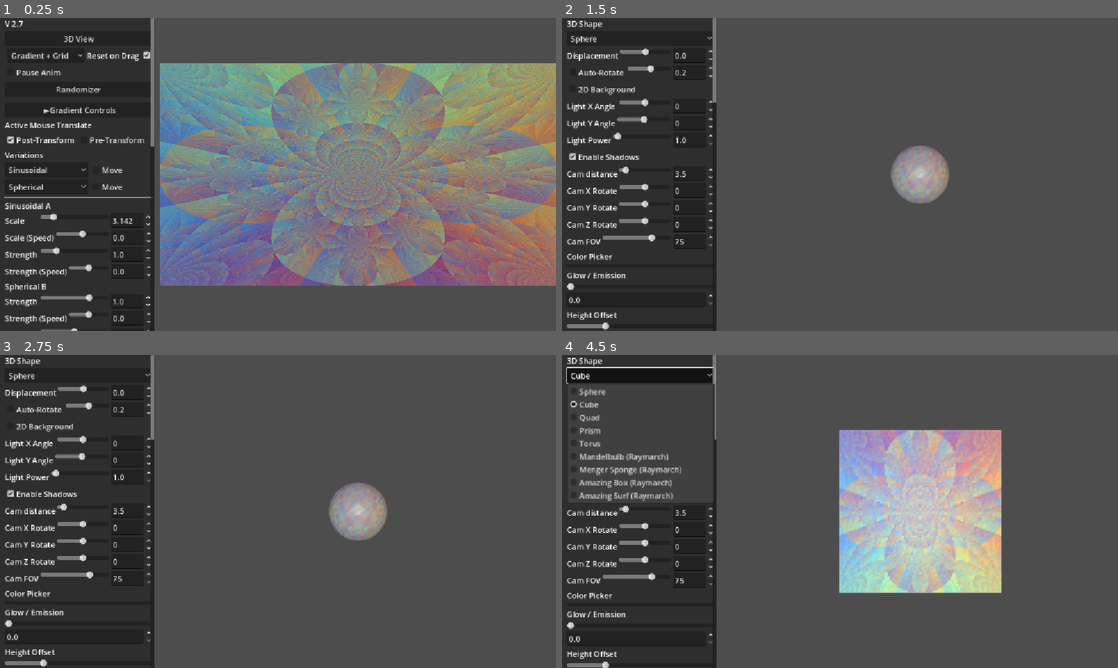
Above: before the commit, frames 1-4 (two rows, left to right).
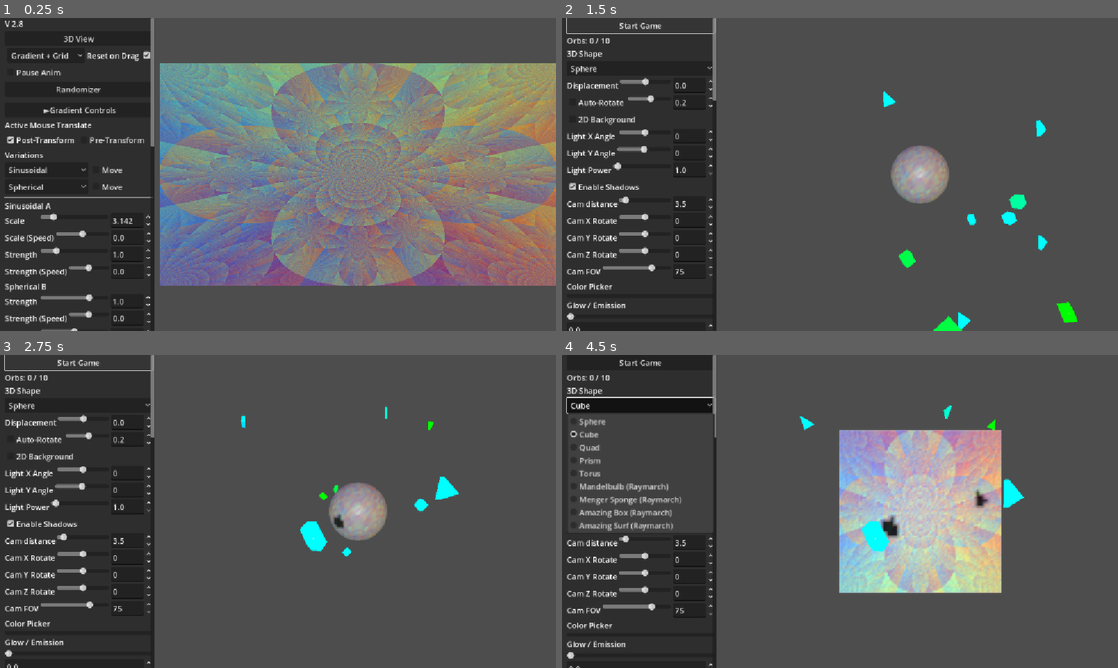
Above: after the commit, the same moments.

Repository: snicker02/Fractility
Game: Godot game, scene res://node_2d.tscn
Two runs of this game, one before a commit and one after it. Both use one fixed random seed, a clock stepped at 60 frames per second and the inputs below.
Inputs (mouse positions are in pixels of both pictures, inside the frame that each line leads up to):
- Up to frame 1 (0.25 s): no input
- Up to frame 2 (1.5 s): click "3D View" at 0.5 s; click (639, 24) at 1.25 s, where only the run after the commit has a clickable "Start Game"
- Up to frame 3 (2.75 s): click (77, 361) at 2 s, where only the run after the commit has a clickable "Start Game"
- Up to frame 4 (4.5 s): click "Sphere" at 2.75 s; click "Auto-Rotate" at 3.5 s; click "Cube" at 4.25 s

The runs differ from the first frame. In frame 1, less than 0.1% of the frame differs, in the area x 3-5%, y 0-3%; in frame 2, 6.1%; in frame 3, 6.0%; in frame 4, 8.8%, in the area x 0-84%, y 0-100%.

Commit message:
Add files via upload

Diff:
--- /dev/null
+++ b/FreeLookCamera.gd
@@ -0,0 +1,58 @@
+extends Camera3D
+
+# Settings
+var mouse_sensitivity: float = 0.002
+var move_speed: float = 5.0
+var boost_multiplier: float = 4.0
+
+# State
+var _mouse_captured: bool = false
+
+func _ready():
+	# Ensure we start without capturing the mouse so you can use the UI
+	Input.mouse_mode = Input.MOUSE_MODE_VISIBLE
+
+func _input(event):
+	# Toggle Fly Mode with RIGHT MOUSE BUTTON
+	if event is InputEventMouseButton:
+		if event.button_index == MOUSE_BUTTON_RIGHT:
+			if event.pressed:
+				# Capture mouse (Hide cursor, enable look)
+				Input.mouse_mode = Input.MOUSE_MODE_CAPTURED
+				_mouse_captured = true
+			else:
+				# Release mouse (Show cursor, enable UI)
+				Input.mouse_mode = Input.MOUSE_MODE_VISIBLE
+				_mouse_captured = false
+
+	# Mouse Look Logic
+	if event is InputEventMouseMotion and _mouse_captured:
+		# Rotate Yaw (Left/Right)
+		rotate_y(-event.relative.x * mouse_sensitivity)
+
+		# Rotate Pitch (Up/Down) - Clamped so you don't flip over
+		var rotation_x = rotation.x - event.relative.y * mouse_sensitivity
+		rotation.x = clamp(rotation_x, deg_to_rad(-90), deg_to_rad(90))
+
+func _process(delta):
+	if not _mouse_captured:
+		return
+
+	# Keyboard Movement (WASD + Q/E)
+	var input_dir = Vector3.ZERO
+
+	if Input.is_key_pressed(KEY_W): input_dir.z -= 1
+	if Input.is_key_pressed(KEY_S): input_dir.z += 1
+	if Input.is_key_pressed(KEY_A): input_dir.x -= 1
+	if Input.is_key_pressed(KEY_D): input_dir.x += 1
+	if Input.is_key_pressed(KEY_E): input_dir.y += 1 # Fly Up
+	if Input.is_key_pressed(KEY_Q): input_dir.y -= 1 # Fly Down
+
+	# Speed Boost (Shift)
+	var current_speed = move_speed
+	if Input.is_key_pressed(KEY_SHIFT):
+		current_speed *= boost_multiplier
+
+	# Apply Movement relative to where we are looking
+	if input_dir.length() > 0:
+		translate(input_dir.normalized() * current_speed * delta)
--- a/main_controller.gd
+++ b/main_controller.gd
@@ -1,5 +1,5 @@
 extends Control
-const PROGRAM_VERSION = 2.7
+const PROGRAM_VERSION = 2.8
 const VariationPanel = preload("res://VariationPanel.gd")
 # IDs for "inversive" variations that zoom in when scale INCREASES
 const INVERSE_VARIATIONS = [1 ]
@@ -79,6 +79,145 @@
 @onready var quality_dropdown: OptionButton = %QualityDropdown
 var current_step_speed: float = 0.25 # Default to Balanced
 
+
+
+# --- MINI GAME VARIABLES ---
+@onready var game_start_btn: Button = %GameStartButton # Make sure to set Unique Name
+@onready var score_label: Label = %ScoreLabel          # Make sure to set Unique Name
+@onready var player_hitbox: Area3D = %Camera3D/PlayerHitbox # Update path if needed
+
+var game_score: int = 0
+var game_max_orbs: int = 10
+var game_active: bool = false
+var game_orbs: Array[Node3D] = []
+
+func spawn_orb():
+	var orb = Area3D.new()
+	var mesh_inst = MeshInstance3D.new()
+	var collider = CollisionShape3D.new()
+
+	# --- 1. RANDOM SHAPE (Now Smaller!) ---
+	var shape_type = randi() % 3
+	var mesh_geo
+	var col_shape
+
+	if shape_type == 0:
+		# CRYSTAL (Tiny Gem)
+		var m = SphereMesh.new()
+		m.radius = 0.12  # Was 0.25
+		m.height = 0.3   # Was 0.5
+		m.radial_segments = 4
+		m.rings = 2
+		mesh_geo = m
+		col_shape = SphereShape3D.new()
+		col_shape.radius = 0.12
+
+	elif shape_type == 1:
+		# DATA CUBE (Tiny Box)
+		var m = BoxMesh.new()
+		m.size = Vector3(0.2, 0.2, 0.2) # Was 0.35
+		mesh_geo = m
+		col_shape = BoxShape3D.new()
+		col_shape.size = m.size
+
+	else:
+		# PYRAMID (Tiny Shard)
+		var m = PrismMesh.new()
+		m.size = Vector3(0.2, 0.2, 0.05) # Was 0.4
+		mesh_geo = m
+		col_shape = BoxShape3D.new()
+		col_shape.size = Vector3(0.2, 0.2, 0.1)
+
+	mesh_inst.mesh = mesh_geo
+	collider.shape = col_shape
+
+	# --- 2. MATERIAL (Glowing Neon) ---
+	var mat = StandardMaterial3D.new()
+	var hue = randf_range(0.3, 0.6) # Green -> Cyan -> Blue range
+	mat.albedo_color = Color.from_hsv(hue, 1.0, 1.0)
+
+	mat.roughness = 0.1
+	mat.metallic = 0.8 # More metallic for that "artifact" look
+	mat.emission_enabled = true
+	mat.emission = Color.from_hsv(hue, 1.0, 1.0)
+	mat.emission_energy_multiplier = 2.0
+	mat.rim_enabled = true
+	mat.rim = 0.5
+
+	mesh_inst.material_override = mat
+
+	# Build Tree
+	orb.add_child(mesh_inst)
+	orb.add_child(collider)
+
+	# --- 3. SPIN ANIMATION ---
+	var tween = orb.create_tween().set_loops()
+	var rand_time = randf_range(1.5, 3.0) # Spin slightly faster since they are smaller
+	tween.tween_property(mesh_inst, "rotation", Vector3(0, TAU, TAU), rand_time).as_relative()
+
+	# --- 4. SMART POSITIONING ---
+	var spawn_range = 2.0
+	var current_shape = shape_selector_button.selected
+
+	if current_shape == 5: spawn_range = 1.1
+	elif current_shape == 6: spawn_range = 0.9
+	elif current_shape == 7: spawn_range = 2.0
+	elif current_shape == 8: spawn_range = 2.5
+
+	orb.position = Vector3(
+		randf_range(-spawn_range, spawn_range),
+		randf_range(-spawn_range, spawn_range),
+		randf_range(-spawn_range, spawn_range)
+	)
+
+	%Camera3D.get_parent().add_child(orb)
+	game_orbs.append(orb)
+
+	orb.area_entered.connect(func(area):
+		if area == %Camera3D.get_node("PlayerHitbox"):
+			collect_orb(orb)
+	)
+
+func start_mini_game():
+	# Clear old game
+	for orb in game_orbs:
+		if is_instance_valid(orb): orb.queue_free()
+	game_orbs.clear()
+
+	game_score = 0
+	game_active = true
+	score_label.visible = true
+	score_label.text = "Orbs: 0 / " + str(game_max_orbs)
+
+	# Spawn new orbs
+	for i in range(game_max_orbs):
+		spawn_orb()
+
+	print("Game Started! Find the orbs inside the fractal.")
+
+func collect_orb(orb: Node3D):
+	if not game_active: return
+
+	# Play a sound here if you have an AudioStreamPlayer!
+
+	orb.queue_free() # Remove orb
+	game_orbs.erase(orb)
+
+	game_score += 1
+	score_label.text = "Orbs: " + str(game_score) + " / " + str(game_max_orbs)
+
+	if game_score >= game_max_orbs:
+		win_game()
+
+func win_game():
+	game_active = false
+	score_label.text = "YOU WIN! All Fractals Collected!"
+
+	# Victory visual effect?
+	# Let's spin the camera crazy for a second!
+	auto_rotate_active = true
+	rotate_speed = 2.0
+
 # Wave Variables
 @onready var as_wave_str_x_slider: HSlider = %ASWaveStrXSlider
 @onready var as_wave_str_x_spinbox: SpinBox = %ASWaveStrXSpinBox
@@ -639,6 +778,9 @@
 	grade_background_check.toggled.connect(func(b): grade_background_active = b)
 	limit_top_check.toggled.connect(func(b): limit_to_top = b)
 
+	if game_start_btn:
+		game_start_btn.pressed.connect(start_mini_game)
+
 	displacement_slider.value_changed.connect(func(v):
 		displacement_strength = v
 		displacement_spinbox.set_value_no_signal(v)
--- a/node_2d.tscn
+++ b/node_2d.tscn
@@ -8,6 +8,7 @@
 [ext_resource type="Shader" uid="uid://m48sth4ixbgv" path="res://NormalMap.gdshader" id="4_0hol4"]
 [ext_resource type="PackedScene" uid="uid://dkd3sc3vxx6jf" path="res://VariationPanel.tscn" id="5_rj586"]
 [ext_resource type="Script" uid="uid://di65wpry5ixo0" path="res://VariationParameter.gd" id="6_4d7sh"]
+[ext_resource type="Script" uid="uid://diswo4orl2u13" path="res://FreeLookCamera.gd" id="6_hqns4"]
 [ext_resource type="Shader" uid="uid://dr08robqa1tts" path="res://fractal_3d_displacement.gdshader" id="6_ir8iy"]
 
 [sub_resource type="Resource" id="Resource_rj586"]
@@ -1378,6 +1379,9 @@
 metadata/_custom_type_script = "uid://di65wpry5ixo0"
 
 [sub_resource type="Environment" id="Environment_0e48y"]
+
+[sub_resource type="SphereShape3D" id="SphereShape3D_4d7sh"]
+radius = 0.05
 
 [sub_resource type="SphereMesh" id="SphereMesh_4d7sh"]
 
@@ -1454,6 +1458,16 @@
 unique_name_in_owner = true
 layout_mode = 2
 
+[node name="GameStartButton" type="Button" parent="HSplitContainer/Panel/ScrollContainer/MarginContainer/MainContainer/Container3DControls"]
+unique_name_in_owner = true
+layout_mode = 2
+text = "Start Game"
+
+[node name="ScoreLabel" type="Label" parent="HSplitContainer/Panel/ScrollContainer/MarginContainer/MainContainer/Container3DControls"]
+unique_name_in_owner = true
+visible = false
+layout_mode = 2
+
 [node name="3D Shape" type="Label" parent="HSplitContainer/Panel/ScrollContainer/MarginContainer/MainContainer/Container3DControls"]
 layout_mode = 2
 text = "3D Shape"
@@ -2261,7 +2275,7 @@
 
 [node name="Version #" type="Label" parent="HSplitContainer/Panel/ScrollContainer/MarginContainer/MainContainer/StartPattern/VBoxContainer"]
 layout_mode = 2
-text = "V 2.7"
+text = "V 2.8"
 
 [node name="ViewToggleButton" type="Button" parent="HSplitContainer/Panel/ScrollContainer/MarginContainer/MainContainer/StartPattern/VBoxContainer"]
 unique_name_in_owner = true
@@ -3461,6 +3475,14 @@
 transform = Transform3D(1, 0, 0, 0, 1, 0, 0, 0, 1, 0, 0, 5)
 current = true
 near = 0.001
+script = ExtResource("6_hqns4")
+
+[node name="PlayerHitbox" type="Area3D" parent="HSplitContainer/Control/Display_3D_Container/3DViewport/Node3D/Camera3D"]
+unique_name_in_owner = true
+
+[node name="CollisionShape3D" type="CollisionShape3D" parent="HSplitContainer/Control/Display_3D_Container/3DViewport/Node3D/Camera3D/PlayerHitbox"]
+unique_name_in_owner = true
+shape = SubResource("SphereShape3D_4d7sh")
 
 [node name="FractalMesh" type="MeshInstance3D" parent="HSplitContainer/Control/Display_3D_Container/3DViewport/Node3D"]
 unique_name_in_owner = true
--- a/raymarch_amazingbox.gdshader
+++ b/raymarch_amazingbox.gdshader
@@ -210,6 +210,10 @@
 		final_col = mix(final_col, vec3(0.0), fog);
 
 		ALBEDO = apply_color_grading(final_col);
+		vec4 world_pos = MODEL_MATRIX * vec4(p, 1.0);
+		vec4 view_pos = VIEW_MATRIX * world_pos;
+		vec4 clip_pos = PROJECTION_MATRIX * view_pos;
+		DEPTH = clip_pos.z / clip_pos.w;
 	} else {
 		discard;
 	}
--- a/raymarch_amazingsurf.gdshader
+++ b/raymarch_amazingsurf.gdshader
@@ -182,6 +182,10 @@
 		final_col = mix(final_col, vec3(0.0), fog);
 
 		ALBEDO = apply_color_grading(final_col);
+		vec4 world_pos = MODEL_MATRIX * vec4(p, 1.0);
+		vec4 view_pos = VIEW_MATRIX * world_pos;
+		vec4 clip_pos = PROJECTION_MATRIX * view_pos;
+		DEPTH = clip_pos.z / clip_pos.w;
 	} else {
 		discard;
 	}
--- a/raymarch_mandelbulb.gdshader
+++ b/raymarch_mandelbulb.gdshader
@@ -192,6 +192,10 @@
 		final_col = mix(final_col, vec3(0.0), fog);
 
 		ALBEDO = apply_color_grading(final_col);
+		vec4 world_pos = MODEL_MATRIX * vec4(p, 1.0);
+		vec4 view_pos = VIEW_MATRIX * world_pos;
+		vec4 clip_pos = PROJECTION_MATRIX * view_pos;
+		DEPTH = clip_pos.z / clip_pos.w;
 	} else {
 		discard;
 	}
--- a/raymarch_menger.gdshader
+++ b/raymarch_menger.gdshader
@@ -185,6 +185,10 @@
 		final_col = mix(final_col, vec3(0.0), fog);
 
 		ALBEDO = apply_color_grading(final_col);
+		vec4 world_pos = MODEL_MATRIX * vec4(p, 1.0);
+		vec4 view_pos = VIEW_MATRIX * world_pos;
+		vec4 clip_pos = PROJECTION_MATRIX * view_pos;
+		DEPTH = clip_pos.z / clip_pos.w;
 	} else {
 		discard;
 	}
Not shown, added: FreeLookCamera.gd.uid
Not shown: 1 places in node_2d.tscn that only renumber resources
